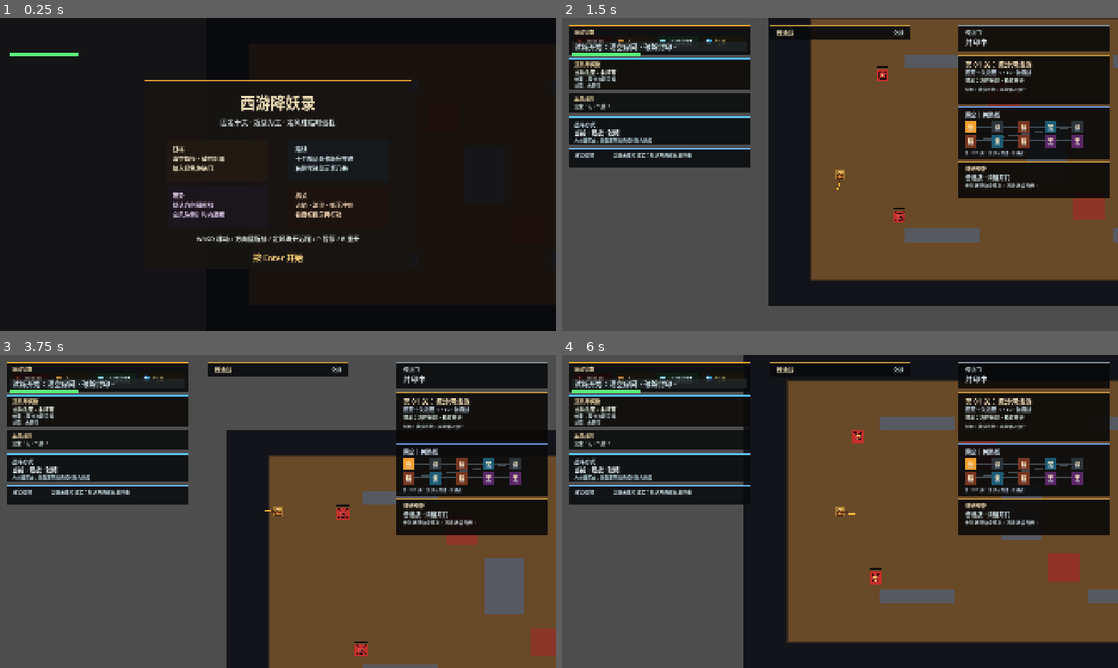
Above: before the commit, frames 1-4 (two rows, left to right).
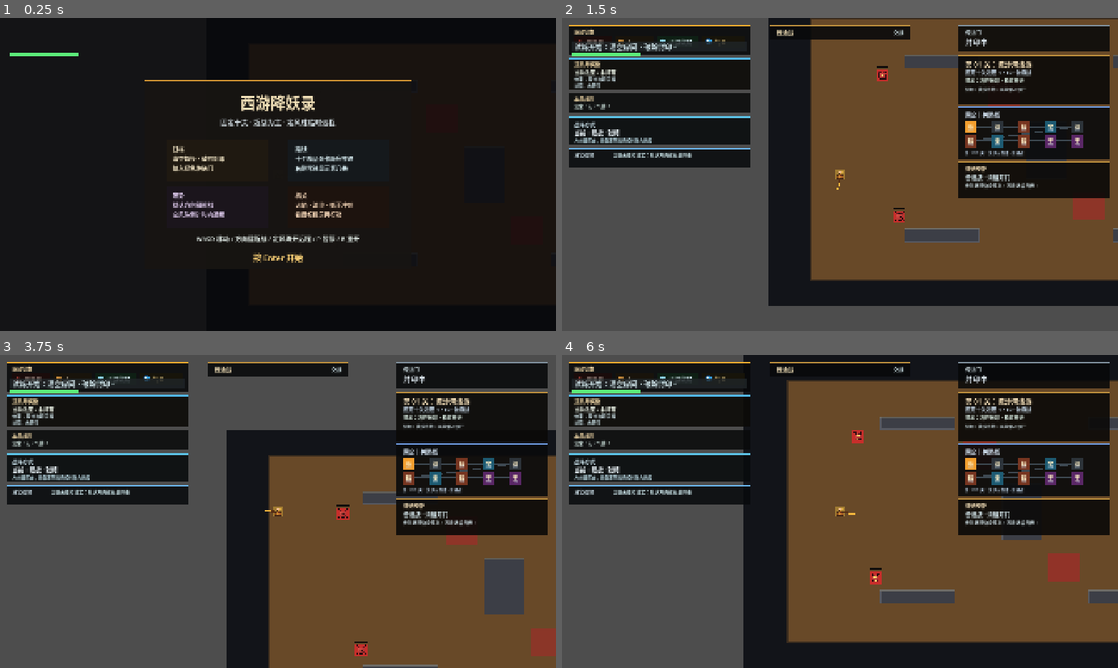
Above: after the commit, the same moments.

Repository: 1021333Liu/Game-Vibe-GoDot
Game: Godot game, scene res://scenes/main.tscn
Two runs of this game, one before a commit and one after it. Both use one fixed random seed, a clock stepped at 60 frames per second and the inputs below.
Inputs:
- Up to frame 1 (0.25 s): no input
- Up to frame 2 (1.5 s): tap Enter at 0.5, 1.35 s; hold D (move_right) 0.53-1.28 s; hold R 0.53-1.28 s; tap Space at 1.25 s; hold S (move_down) from 1.28 s (still down)
- Up to frame 3 (3.75 s): release S (move_down) at 2.03 s; hold D (move_right) 2.03-2.78 s; tap P at 2.1 s; hold W (move_up) 2.78-3.53 s; tap R at 2.85 s; tap Enter at 3.5, 3.6 s; hold A (move_left) from 3.53 s (still down)
- Up to frame 4 (6 s): tap P at 4.35 s; tap Space at 5 s; release A (move_left) at 5.03 s; hold S (move_down) 5.03-5.78 s; hold R 5.03-5.78 s; tap Enter at 5.75, 5.85 s; hold D (move_right) from 5.78 s (still down)

The runs differ from the first frame. In frame 2, 1.0% of the frame differs, in the area x 61-100%, y 12-72%; in frame 3, 1.5%, in the area x 65-95%, y 44-100%; in frame 4, 1.3%.

Commit message:
Add combat feedback and room palettes

Diff:
--- a/scripts/main.gd
+++ b/scripts/main.gd
@@ -19,8 +19,10 @@
 const MELEE_RANGE := 76.0
 const MELEE_WIDTH := 88.0
 const MELEE_LIFETIME := 0.13
+const MELEE_TRAIL_LIFETIME := 0.09
 const MELEE_SLASH_WIDTH := 13.0
 const HIT_FLASH_TIME := 0.16
+const HIT_BURST_LIFETIME := 0.2
 const MELEE_HIT_KNOCKBACK := 330.0
 const RANGED_HIT_KNOCKBACK := 210.0
 const SPAWN_SAFETY_PADDING := 28.0
@@ -62,6 +64,8 @@
 var enemies: Array[Dictionary] = []
 var bullets: Array[Dictionary] = []
 var melee_effects: Array[Dictionary] = []
+var slash_trails: Array[Dictionary] = []
+var hit_bursts: Array[Dictionary] = []
 var pickups: Array[Dictionary] = []
 var hazards: Array[Dictionary] = []
 var solid_wall_rects: Array[Rect2] = []
@@ -152,6 +156,8 @@
 @onready var pickup_cue_label: Label = $CanvasLayer/PickupCue
 @onready var start_overlay: ColorRect = $CanvasLayer/StartOverlay
 @onready var pause_overlay: ColorRect = $CanvasLayer/PauseOverlay
+@onready var background_rect: ColorRect = $Background
+@onready var room_frame_rect: ColorRect = $RoomFrame
 
 func _ready() -> void:
 	randomize()
@@ -191,6 +197,8 @@
 	_handle_shoot_input()
 	_update_bullets(delta)
 	_update_melee_effects(delta)
+	_update_slash_trails(delta)
+	_update_hit_bursts(delta)
 	_update_enemies(delta)
 	_update_hazards(delta)
 	_update_pickups(delta)
@@ -237,6 +245,7 @@
 	slash.position = player.position
 	slash.points = _build_slash_points(direction)
 	bullets_root.add_child(slash)
+	_spawn_slash_trail(slash.position, slash.points, slash.default_color)
 	melee_effects.append({
 		"node": slash,
 		"life": MELEE_LIFETIME,
@@ -279,6 +288,79 @@
 			if is_instance_valid(node):
 				node.queue_free()
 			melee_effects.remove_at(i)
+
+func _spawn_slash_trail(origin: Vector2, points: PackedVector2Array, slash_color: Color) -> void:
+	var trail := Line2D.new()
+	trail.width = MELEE_SLASH_WIDTH * 0.62
+	trail.default_color = Color(slash_color.r, slash_color.g, slash_color.b, 0.45)
+	trail.joint_mode = Line2D.LINE_JOINT_ROUND
+	trail.begin_cap_mode = Line2D.LINE_CAP_ROUND
+	trail.end_cap_mode = Line2D.LINE_CAP_ROUND
+	trail.position = origin + last_facing * 5.0
+	trail.points = points
+	bullets_root.add_child(trail)
+	slash_trails.append({
+		"node": trail,
+		"life": MELEE_TRAIL_LIFETIME,
+	})
+
+func _update_slash_trails(delta: float) -> void:
+	for i in range(slash_trails.size() - 1, -1, -1):
+		var trail := slash_trails[i]
+		var node: CanvasItem = trail.node
+		trail.life -= delta
+		if is_instance_valid(node):
+			node.modulate.a = clampf(trail.life / MELEE_TRAIL_LIFETIME, 0.0, 1.0)
+		if trail.life <= 0.0:
+			if is_instance_valid(node):
+				node.queue_free()
+			slash_trails.remove_at(i)
+
+func _spawn_hit_burst(center: Vector2, is_melee_hit: bool, behavior: String) -> void:
+	var burst := ColorRect.new()
+	var start_size := Vector2(16.0, 16.0) if is_melee_hit else Vector2(12.0, 12.0)
+	var end_size := Vector2(52.0, 52.0) if is_melee_hit else Vector2(38.0, 38.0)
+	var burst_color := Color(0.95, 0.84, 0.44, 0.86)
+	if behavior == "elite":
+		burst_color = Color(1.0, 0.52, 0.25, 0.92)
+	elif behavior == "boss":
+		burst_color = Color(0.9, 0.44, 0.96, 0.94)
+	burst.position = center - start_size * 0.5
+	burst.size = start_size
+	burst.color = burst_color
+	bullets_root.add_child(burst)
+	hit_bursts.append({
+		"node": burst,
+		"life": HIT_BURST_LIFETIME,
+		"max_life": HIT_BURST_LIFETIME,
+		"center": center,
+		"start_size": start_size,
+		"end_size": end_size,
+		"color": burst_color,
+	})
+
+func _update_hit_bursts(delta: float) -> void:
+	for i in range(hit_bursts.size() - 1, -1, -1):
+		var burst := hit_bursts[i]
+		var node: ColorRect = burst.node
+		var life := float(burst.get("life", HIT_BURST_LIFETIME)) - delta
+		burst.life = life
+		var max_life := maxf(0.001, float(burst.get("max_life", HIT_BURST_LIFETIME)))
+		var t := clampf(1.0 - life / max_life, 0.0, 1.0)
+		var start_size: Vector2 = burst.get("start_size", Vector2(12.0, 12.0))
+		var end_size: Vector2 = burst.get("end_size", Vector2(36.0, 36.0))
+		var center: Vector2 = burst.get("center", Vector2.ZERO)
+		if center == Vector2.ZERO and is_instance_valid(node):
+			center = node.position + node.size * 0.5
+		var color: Color = burst.get("color", Color(0.95, 0.84, 0.44, 0.86))
+		if is_instance_valid(node):
+			node.size = start_size.lerp(end_size, t)
+			node.position = center - node.size * 0.5
+			node.color = Color(color.r, color.g, color.b, color.a * (1.0 - t))
+		if life <= 0.0:
+			if is_instance_valid(node):
+				node.queue_free()
+			hit_bursts.remove_at(i)
 
 func _spawn_player_weapon_visual() -> void:
 	weapon_pivot = Node2D.new()
@@ -357,6 +439,16 @@
 		wall.size = wall_rect.size
 		wall.color = Color(0.34, 0.35, 0.38)
 		wall.add_to_group("wall")
+		var wall_inner := ColorRect.new()
+		wall_inner.position = Vector2(3.0, 3.0)
+		wall_inner.size = Vector2(maxf(2.0, wall.size.x - 6.0), maxf(2.0, wall.size.y - 6.0))
+		wall_inner.color = Color(0.22, 0.23, 0.26, 0.88)
+		wall.add_child(wall_inner)
+		var wall_edge := ColorRect.new()
+		wall_edge.position = Vector2(0.0, 0.0)
+		wall_edge.size = Vector2(wall.size.x, 6.0)
+		wall_edge.color = Color(0.56, 0.53, 0.44, 0.42)
+		wall.add_child(wall_edge)
 		walls_root.add_child(wall)
 		solid_wall_rects.append(Rect2(wall.position, wall.size))
 	_update_player_solid_rects()
@@ -681,6 +773,8 @@
 	var enemy := enemies[index]
 	enemy.hp -= 1
 	var node: ColorRect = enemy.node
+	var enemy_behavior := String(enemy.get("behavior", "chase"))
+	_spawn_hit_burst(node.position + node.size / 2.0, is_melee_hit, enemy_behavior)
 	enemy.hit_flash = HIT_FLASH_TIME
 	var knockback := MELEE_HIT_KNOCKBACK if is_melee_hit else RANGED_HIT_KNOCKBACK
 	var speed_cap := ENEMY_SPEED * (1.85 if is_melee_hit else 1.55)
@@ -1538,6 +1632,7 @@
 	room_hint_label.text = "提示：%s" % room_hint
 	room_lore_label.text = "短句：%s" % room_lore
 	room_info_accent.color = _get_room_type_accent(room_type)
+	_apply_room_palette(room_type)
 	_update_encounter_panel(room_type)
 
 func _get_room_type_label(room_type: String) -> String:
@@ -1557,6 +1652,22 @@
 	if room_type == "boss":
 		return Color(0.78, 0.38, 0.88, 1)
 	return Color(0.74, 0.56, 0.24, 1)
+
+func _apply_room_palette(room_type: String) -> void:
+	if background_rect == null or room_frame_rect == null:
+		return
+	if room_type == "rest":
+		background_rect.color = Color(0.055, 0.08, 0.1, 1)
+		room_frame_rect.color = Color(0.1, 0.15, 0.18, 1)
+	elif room_type == "elite":
+		background_rect.color = Color(0.085, 0.07, 0.055, 1)
+		room_frame_rect.color = Color(0.15, 0.11, 0.09, 1)
+	elif room_type == "boss":
+		background_rect.color = Color(0.08, 0.055, 0.095, 1)
+		room_frame_rect.color = Color(0.14, 0.1, 0.17, 1)
+	else:
+		background_rect.color = Color(0.07, 0.08, 0.1, 1)
+		room_frame_rect.color = Color(0.12, 0.13, 0.15, 1)
 
 func _format_run_time(seconds: float) -> String:
 	var total := maxi(0, int(seconds))
Not shown, changed: README.md
